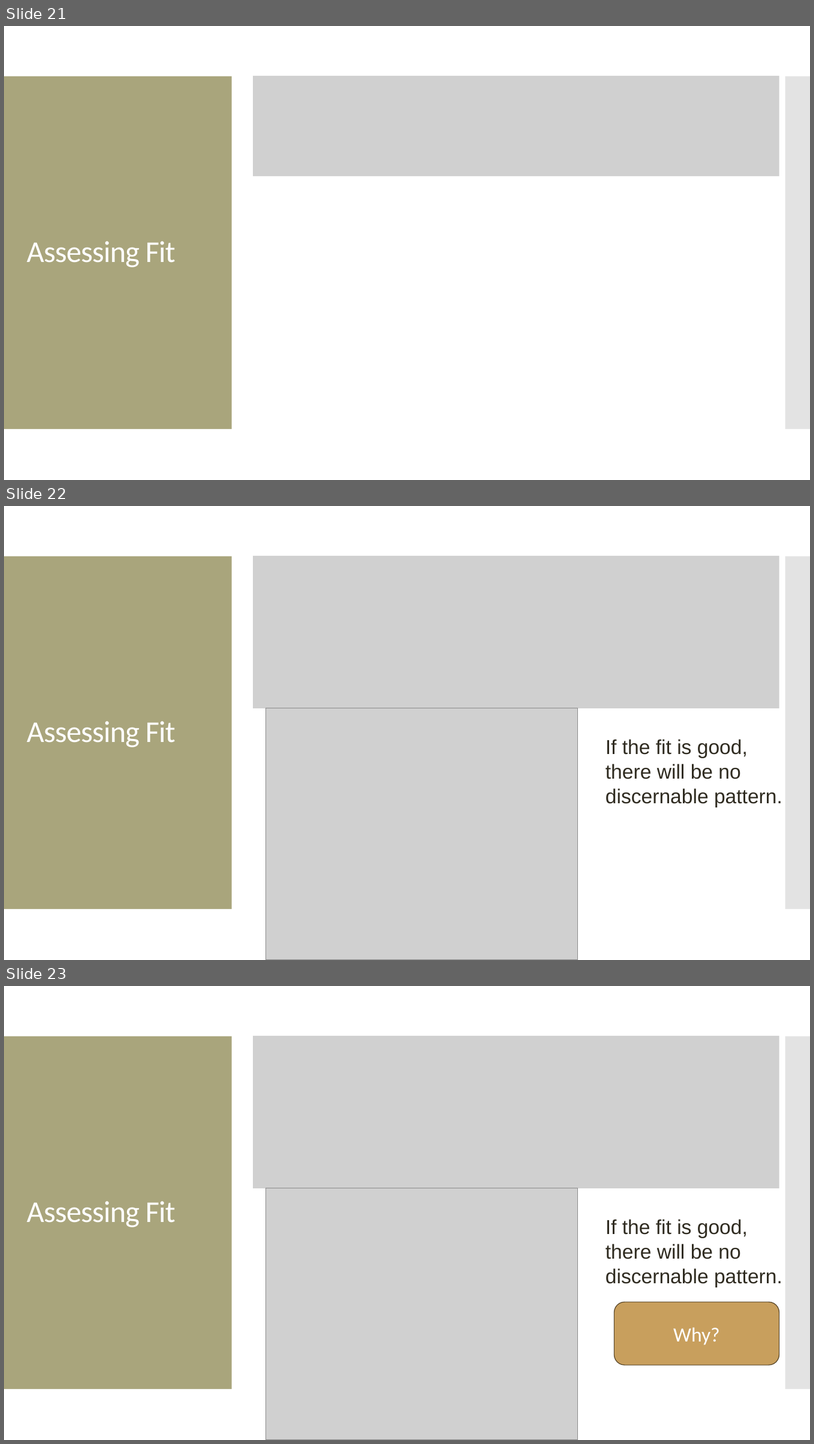
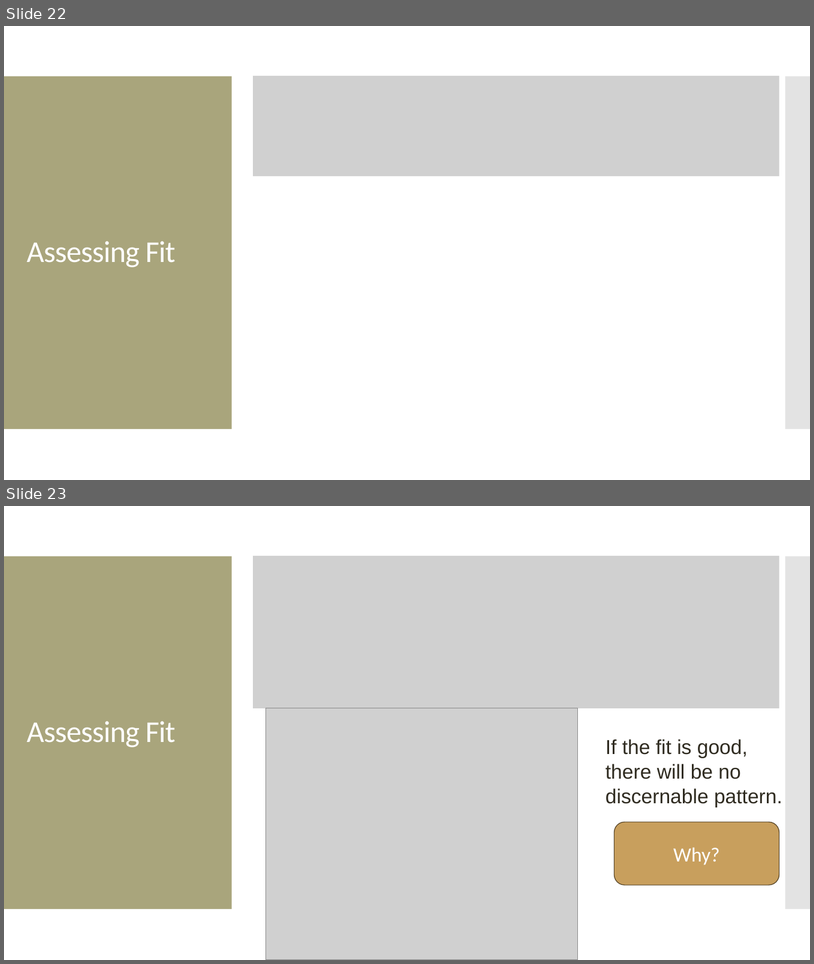
Before and after one commit to amosca01/MATH108-S24, a slide deck: slides/06-simple-linear-reg-pt2.pptx. Shown one above the other, each under a label of ours: slides 21, 22 and 23 before the commit, slides 22 and 23 after it. The pictures are 814x1444 and 814x964 pixels, drawn with LibreOffice and Linux fonts; fonts in the diff are those of the drawing; grey boxes stand for pictures. Boxes give left, top, right and bottom in pixels: in the first picture for what was removed or moved away, otherwise in the second. Text is boxed around its words. In the diff, an @@ line names an element or a change of style, - is before the commit and + after.

```diff
--- a/slides/06-simple-linear-reg-pt2.pptx
+++ b/slides/06-simple-linear-reg-pt2.pptx
@@ slide 22 removed at bbox=[4, 506, 810, 960], background #FFFFFF; not listed: 2 template elements that a slide beside it also shows @@
@@ picture removed at bbox=[253, 556, 780, 708] @@
@@ title removed at bbox=[27, 721, 176, 747] @@
-Assessing Fit
@@ picture removed at bbox=[267, 708, 578, 960] @@
@@ text removed at bbox=[606, 739, 783, 807] @@
-If the fit is good, there will be no discernable pattern.
@@ what was slide 21 is now slide 22 @@
```
Also in this commit, not shown: 2 slides changed, 8 slides added, 1 other slide removed, 15 other files.
